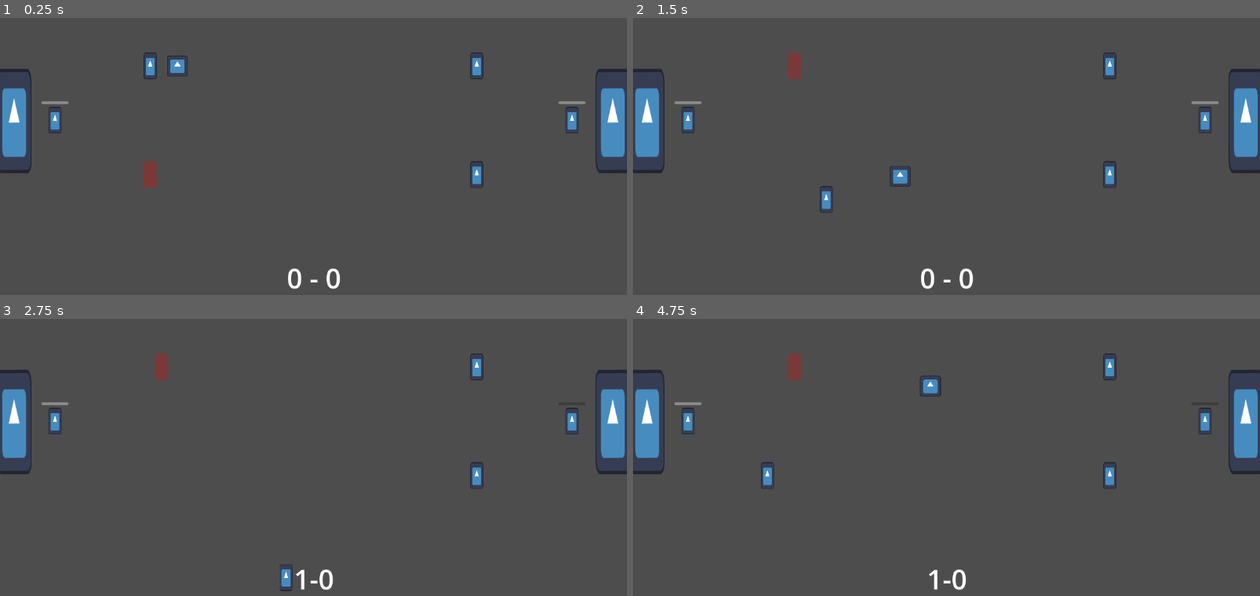
Above: before the commit, frames 1-4 (two rows, left to right).
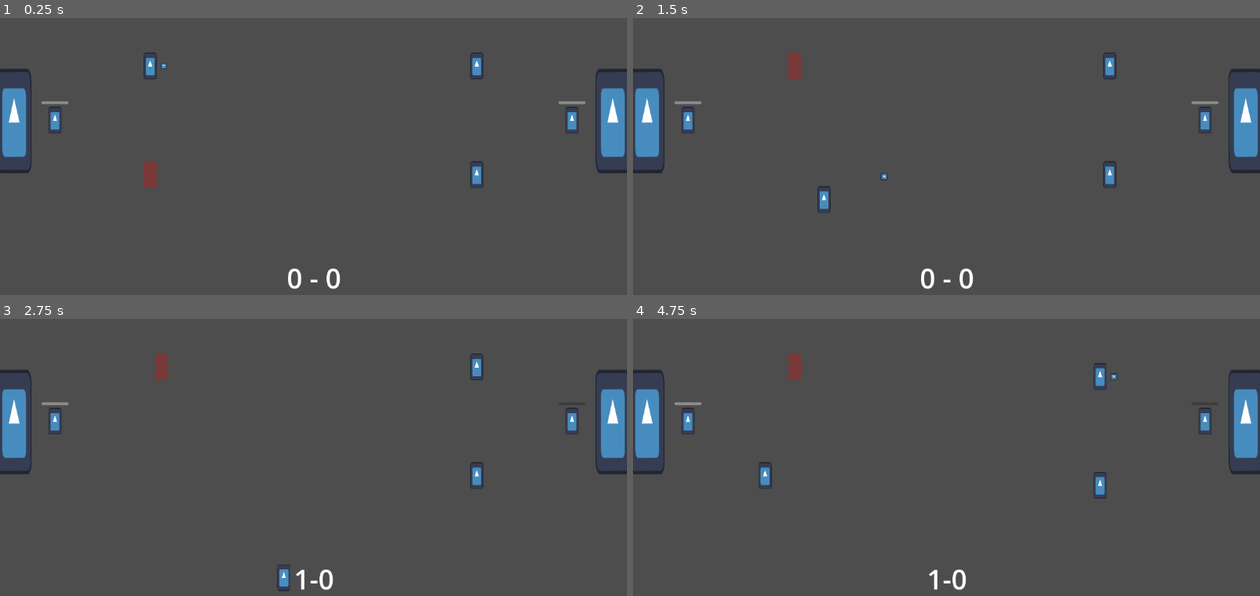
Above: after the commit, the same moments.

Repository: david8zhang/spooky-soccer
Game: Godot game, scene res://scenes/Main.tscn
The game is run twice, just before and just after one commit, with the same random seed, the same clock (stepped at 60 frames per second) and the same inputs. The engine's default icon, where the game draws it, is replaced by a stand-in: a white triangle on a blue panel in a dark square.
Inputs:
- Up to frame 1 (0.25 s): no input
- Up to frame 2 (1.5 s): tap Enter at 0.5 s; hold Right (move_right) 0.53-1.28 s; tap Space (pass) at 0.6 s; tap F (shoot) at 0.8, 1.35 s; hold Down (move_down) from 1.28 s (still down)
- Up to frame 3 (2.75 s): tap Space (pass) at 1.55, 2.1 s; release Down (move_down) at 2.03 s; hold Right (move_right) from 2.03 s (still down); tap F (shoot) at 2.3 s
- Up to frame 4 (4.75 s): release Right (move_right) at 2.78 s; hold Up (move_up) 2.78-3.53 s; tap F (shoot) at 2.85, 3.8, 4.35 s; tap Space (pass) at 3.05, 3.6, 4.55 s; hold Left (move_left) from 3.53 s (still down)

The runs differ from the first frame. In frame 1, 0.2% of the frame differs, in the area x 25-30%, y 13-21%; in frame 2, 0.3%; in frame 3, 0.1%; in frame 4, 0.8%, in the area x 20-78%, y 12-65%.

Commit message:
added CPU offensive onball / offball zones

Diff:
--- a/prefabs/Ball.tscn
+++ b/prefabs/Ball.tscn
@@ -19,10 +19,10 @@
 }]
 
 [sub_resource type="CircleShape2D" id="CircleShape2D_ome08"]
-radius = 19.0
+radius = 7.0
 
 [sub_resource type="CircleShape2D" id="CircleShape2D_kr422"]
-radius = 19.0
+radius = 7.0
 
 [node name="Ball" type="RigidBody2D"]
 collision_layer = 0
@@ -32,7 +32,7 @@
 script = ExtResource("1_i56ne")
 
 [node name="AnimatedSprite2D" type="AnimatedSprite2D" parent="."]
-scale = Vector2(0.3, 0.3)
+scale = Vector2(0.1, 0.1)
 sprite_frames = SubResource("SpriteFrames_tjyjf")
 
 [node name="CollisionShape2D" type="CollisionShape2D" parent="."]
--- a/prefabs/CPUFieldPlayer.tscn
+++ b/prefabs/CPUFieldPlayer.tscn
@@ -26,14 +26,14 @@
 
 [node name="CPUFieldPlayer" type="RigidBody2D"]
 collision_layer = 2
+collision_mask = 0
 lock_rotation = true
 script = ExtResource("1_k72m6")
 
 [node name="ContextMap" parent="." instance=ExtResource("2_vai8v")]
 
-[node name="CPUFieldPlayerAI" parent="." node_paths=PackedStringArray("blackboard", "actor") instance=ExtResource("2_4laok")]
-blackboard = NodePath("@Node@315690")
-actor = NodePath("..")
+[node name="CPUFieldPlayerAI" parent="." node_paths=PackedStringArray("blackboard") instance=ExtResource("2_4laok")]
+blackboard = NodePath("@Node@43788")
 
 [node name="AnimatedSprite2D" type="AnimatedSprite2D" parent="."]
 position = Vector2(0, -4.76837e-07)
@@ -46,4 +46,5 @@
 
 [node name="RayToGoal" type="RayCast2D" parent="."]
 modulate = Color(0, 1, 0, 1)
+position = Vector2(0, -2)
 target_position = Vector2(2.08165e-12, 100)
--- a/prefabs/CPUFieldPlayerAI.tscn
+++ b/prefabs/CPUFieldPlayerAI.tscn
@@ -1,76 +1,118 @@
-[gd_scene load_steps=13 format=3 uid="uid://hs88tdqlwcn7"]
+[gd_scene load_steps=19 format=3 uid="uid://hs88tdqlwcn7"]
 
 [ext_resource type="Script" path="res://addons/beehave/nodes/beehave_tree.gd" id="1_xsn7y"]
 [ext_resource type="Script" path="res://addons/beehave/nodes/composites/selector.gd" id="2_8as02"]
 [ext_resource type="Script" path="res://addons/beehave/nodes/composites/sequence.gd" id="2_erdwv"]
 [ext_resource type="Script" path="res://scripts/behavior_tree/IsOnOffense.gd" id="4_xwktl"]
+[ext_resource type="Script" path="res://scripts/behavior_tree/InitCPUBlackboard.gd" id="4_yn38g"]
 [ext_resource type="Script" path="res://scripts/behavior_tree/IsOnball.gd" id="5_ltyea"]
 [ext_resource type="Script" path="res://scripts/behavior_tree/Idle.gd" id="6_5pohc"]
+[ext_resource type="Script" path="res://scripts/behavior_tree/NearOpponentGoal.gd" id="7_00q7c"]
 [ext_resource type="Script" path="res://scripts/behavior_tree/ShootBall.gd" id="7_sfdfh"]
 [ext_resource type="Script" path="res://scripts/behavior_tree/IsPassLaneOpen.gd" id="8_45sr2"]
 [ext_resource type="Script" path="res://scripts/behavior_tree/IsOpen.gd" id="8_bns73"]
 [ext_resource type="Script" path="res://scripts/behavior_tree/IsInDanger.gd" id="10_ywh3k"]
 [ext_resource type="Script" path="res://scripts/behavior_tree/SaveOpenPassTarget.gd" id="11_88kw3"]
 [ext_resource type="Script" path="res://scripts/behavior_tree/PassBall.gd" id="11_rjhhn"]
+[ext_resource type="Script" path="res://scripts/behavior_tree/IsAtPositionForTooLong.gd" id="13_n8y3q"]
+[ext_resource type="Script" path="res://scripts/MoveToOffensivePosition.gd" id="14_7ii3g"]
+[ext_resource type="Script" path="res://scripts/behavior_tree/SaveOffensivePosition.gd" id="14_s5dla"]
+[ext_resource type="Script" path="res://scripts/behavior_tree/SaveOffensiveSupportPosition.gd" id="17_hd2kq"]
 
 [node name="CPUFieldPlayerAI" type="Node" node_paths=PackedStringArray("blackboard", "actor")]
 script = ExtResource("1_xsn7y")
-blackboard = NodePath("@Node@21979")
-actor = NodePath("..")
+blackboard = NodePath("@Node@21128")
+actor = NodePath("")
 
-[node name="OffenseOrDefense" type="Node" parent="."]
+[node name="RootSequence" type="Node" parent="."]
+script = ExtResource("2_erdwv")
+
+[node name="InitCPUBlackboard" type="Node" parent="RootSequence"]
+script = ExtResource("4_yn38g")
+
+[node name="OffenseOrDefense" type="Node" parent="RootSequence"]
 script = ExtResource("2_8as02")
 
-[node name="OffenseSequence" type="Node" parent="OffenseOrDefense"]
+[node name="OffenseSequence" type="Node" parent="RootSequence/OffenseOrDefense"]
 script = ExtResource("2_erdwv")
 
-[node name="IsOnOffense" type="Node" parent="OffenseOrDefense/OffenseSequence"]
+[node name="IsOnOffense" type="Node" parent="RootSequence/OffenseOrDefense/OffenseSequence"]
 script = ExtResource("4_xwktl")
 
-[node name="OnOrOffball" type="Node" parent="OffenseOrDefense/OffenseSequence"]
+[node name="OnOrOffball" type="Node" parent="RootSequence/OffenseOrDefense/OffenseSequence"]
 script = ExtResource("2_8as02")
 
-[node name="OnballSequence" type="Node" parent="OffenseOrDefense/OffenseSequence/OnOrOffball"]
+[node name="OnballSequence" type="Node" parent="RootSequence/OffenseOrDefense/OffenseSequence/OnOrOffball"]
 script = ExtResource("2_erdwv")
 
-[node name="IsOnball" type="Node" parent="OffenseOrDefense/OffenseSequence/OnOrOffball/OnballSequence"]
+[node name="IsOnball" type="Node" parent="RootSequence/OffenseOrDefense/OffenseSequence/OnOrOffball/OnballSequence"]
 script = ExtResource("5_ltyea")
 
-[node name="ShouldShootOrNot" type="Node" parent="OffenseOrDefense/OffenseSequence/OnOrOffball/OnballSequence"]
+[node name="ShouldShootOrNot" type="Node" parent="RootSequence/OffenseOrDefense/OffenseSequence/OnOrOffball/OnballSequence"]
 script = ExtResource("2_8as02")
 
-[node name="ShootSequence" type="Node" parent="OffenseOrDefense/OffenseSequence/OnOrOffball/OnballSequence/ShouldShootOrNot"]
+[node name="ShootSequence" type="Node" parent="RootSequence/OffenseOrDefense/OffenseSequence/OnOrOffball/OnballSequence/ShouldShootOrNot"]
 script = ExtResource("2_erdwv")
 
-[node name="IsOpen" type="Node" parent="OffenseOrDefense/OffenseSequence/OnOrOffball/OnballSequence/ShouldShootOrNot/ShootSequence"]
+[node name="IsOpen" type="Node" parent="RootSequence/OffenseOrDefense/OffenseSequence/OnOrOffball/OnballSequence/ShouldShootOrNot/ShootSequence"]
 script = ExtResource("8_bns73")
 
-[node name="ShootBall" type="Node" parent="OffenseOrDefense/OffenseSequence/OnOrOffball/OnballSequence/ShouldShootOrNot/ShootSequence"]
+[node name="NearOpponentGoal" type="Node" parent="RootSequence/OffenseOrDefense/OffenseSequence/OnOrOffball/OnballSequence/ShouldShootOrNot/ShootSequence"]
+script = ExtResource("7_00q7c")
+
+[node name="ShootBall" type="Node" parent="RootSequence/OffenseOrDefense/OffenseSequence/OnOrOffball/OnballSequence/ShouldShootOrNot/ShootSequence"]
 script = ExtResource("7_sfdfh")
 
-[node name="ShouldPassOrNot" type="Node" parent="OffenseOrDefense/OffenseSequence/OnOrOffball/OnballSequence/ShouldShootOrNot"]
+[node name="ShouldPassOrNot" type="Node" parent="RootSequence/OffenseOrDefense/OffenseSequence/OnOrOffball/OnballSequence/ShouldShootOrNot"]
 script = ExtResource("2_8as02")
 
-[node name="PassSequence" type="Node" parent="OffenseOrDefense/OffenseSequence/OnOrOffball/OnballSequence/ShouldShootOrNot/ShouldPassOrNot"]
+[node name="PassSequence" type="Node" parent="RootSequence/OffenseOrDefense/OffenseSequence/OnOrOffball/OnballSequence/ShouldShootOrNot/ShouldPassOrNot"]
 script = ExtResource("2_erdwv")
 
-[node name="IsPassLaneOpen" type="Node" parent="OffenseOrDefense/OffenseSequence/OnOrOffball/OnballSequence/ShouldShootOrNot/ShouldPassOrNot/PassSequence"]
+[node name="IsPassLaneOpen" type="Node" parent="RootSequence/OffenseOrDefense/OffenseSequence/OnOrOffball/OnballSequence/ShouldShootOrNot/ShouldPassOrNot/PassSequence"]
 script = ExtResource("8_45sr2")
 
-[node name="OrConditional" type="Node" parent="OffenseOrDefense/OffenseSequence/OnOrOffball/OnballSequence/ShouldShootOrNot/ShouldPassOrNot/PassSequence"]
+[node name="OrConditional" type="Node" parent="RootSequence/OffenseOrDefense/OffenseSequence/OnOrOffball/OnballSequence/ShouldShootOrNot/ShouldPassOrNot/PassSequence"]
 script = ExtResource("2_8as02")
 
-[node name="IsInDanger" type="Node" parent="OffenseOrDefense/OffenseSequence/OnOrOffball/OnballSequence/ShouldShootOrNot/ShouldPassOrNot/PassSequence/OrConditional"]
+[node name="IsInDanger" type="Node" parent="RootSequence/OffenseOrDefense/OffenseSequence/OnOrOffball/OnballSequence/ShouldShootOrNot/ShouldPassOrNot/PassSequence/OrConditional"]
 script = ExtResource("10_ywh3k")
 
-[node name="SaveOpenPassTarget" type="Node" parent="OffenseOrDefense/OffenseSequence/OnOrOffball/OnballSequence/ShouldShootOrNot/ShouldPassOrNot/PassSequence/OrConditional"]
+[node name="SaveOpenPassTarget" type="Node" parent="RootSequence/OffenseOrDefense/OffenseSequence/OnOrOffball/OnballSequence/ShouldShootOrNot/ShouldPassOrNot/PassSequence/OrConditional"]
 script = ExtResource("11_88kw3")
 
-[node name="PassBall" type="Node" parent="OffenseOrDefense/OffenseSequence/OnOrOffball/OnballSequence/ShouldShootOrNot/ShouldPassOrNot/PassSequence"]
+[node name="PassBall" type="Node" parent="RootSequence/OffenseOrDefense/OffenseSequence/OnOrOffball/OnballSequence/ShouldShootOrNot/ShouldPassOrNot/PassSequence"]
 script = ExtResource("11_rjhhn")
 
-[node name="Idle" type="Node" parent="OffenseOrDefense/OffenseSequence/OnOrOffball/OnballSequence/ShouldShootOrNot/ShouldPassOrNot"]
+[node name="ShouldReposition" type="Node" parent="RootSequence/OffenseOrDefense/OffenseSequence/OnOrOffball/OnballSequence/ShouldShootOrNot/ShouldPassOrNot"]
+script = ExtResource("2_8as02")
+
+[node name="RepositionSequence" type="Node" parent="RootSequence/OffenseOrDefense/OffenseSequence/OnOrOffball/OnballSequence/ShouldShootOrNot/ShouldPassOrNot/ShouldReposition"]
+script = ExtResource("2_erdwv")
+
+[node name="IsAtPositionForTooLong" type="Node" parent="RootSequence/OffenseOrDefense/OffenseSequence/OnOrOffball/OnballSequence/ShouldShootOrNot/ShouldPassOrNot/ShouldReposition/RepositionSequence"]
+script = ExtResource("13_n8y3q")
+
+[node name="SaveOffensivePosition" type="Node" parent="RootSequence/OffenseOrDefense/OffenseSequence/OnOrOffball/OnballSequence/ShouldShootOrNot/ShouldPassOrNot/ShouldReposition/RepositionSequence"]
+script = ExtResource("14_s5dla")
+
+[node name="MoveToOffensivePosition" type="Node" parent="RootSequence/OffenseOrDefense/OffenseSequence/OnOrOffball/OnballSequence/ShouldShootOrNot/ShouldPassOrNot/ShouldReposition"]
+script = ExtResource("14_7ii3g")
+
+[node name="ShouldReposition" type="Node" parent="RootSequence/OffenseOrDefense/OffenseSequence/OnOrOffball"]
+script = ExtResource("2_8as02")
+
+[node name="RepositionSequence" type="Node" parent="RootSequence/OffenseOrDefense/OffenseSequence/OnOrOffball/ShouldReposition"]
+script = ExtResource("2_erdwv")
+
+[node name="IsAtPositionForTooLong" type="Node" parent="RootSequence/OffenseOrDefense/OffenseSequence/OnOrOffball/ShouldReposition/RepositionSequence"]
+script = ExtResource("13_n8y3q")
+
+[node name="SaveOffensiveSupportPosition" type="Node" parent="RootSequence/OffenseOrDefense/OffenseSequence/OnOrOffball/ShouldReposition/RepositionSequence"]
+script = ExtResource("17_hd2kq")
+
+[node name="MoveToOffensivePosition" type="Node" parent="RootSequence/OffenseOrDefense/OffenseSequence/OnOrOffball/ShouldReposition"]
+script = ExtResource("14_7ii3g")
+
+[node name="Idle" type="Node" parent="RootSequence/OffenseOrDefense"]
 script = ExtResource("6_5pohc")
-
-[node name="Idle" type="Node" parent="OffenseOrDefense/OffenseSequence/OnOrOffball"]
-script = ExtResource("6_5pohc")
--- /dev/null
+++ b/prefabs/CPUOffensiveZones.tscn
@@ -0,0 +1,3 @@
+[gd_scene format=3 uid="uid://bx45as7mn4gor"]
+
+[node name="CPUOffensiveZones" type="Node2D"]
--- a/prefabs/PlayerFieldPlayer.tscn
+++ b/prefabs/PlayerFieldPlayer.tscn
@@ -24,7 +24,7 @@
 height = 48.0
 
 [node name="PlayerFieldPlayer" type="RigidBody2D"]
-collision_mask = 2
+collision_mask = 0
 lock_rotation = true
 script = ExtResource("1_ejapt")
 
--- a/scenes/Main.tscn
+++ b/scenes/Main.tscn
@@ -7,6 +7,7 @@
 [ext_resource type="PackedScene" uid="uid://cb8pxunyr2q10" path="res://prefabs/PlayerFieldPlayer.tscn" id="4_udoea"]
 [ext_resource type="PackedScene" uid="uid://rgbyovsk6afe" path="res://prefabs/Goal.tscn" id="5_tfqse"]
 [ext_resource type="PackedScene" uid="uid://b70d37wyfnq4h" path="res://prefabs/CPUFieldPlayer.tscn" id="6_5e7kb"]
+[ext_resource type="Script" path="res://scripts/Zones.gd" id="8_pq1xo"]
 
 [sub_resource type="PhysicsMaterial" id="PhysicsMaterial_nmsru"]
 bounce = 0.25
@@ -53,3 +54,44 @@
 text = "0 - 0"
 horizontal_alignment = 1
 vertical_alignment = 1
+
+[node name="CPUOffensiveZones" type="Node" parent="."]
+script = ExtResource("8_pq1xo")
+
+[node name="Zone1" type="Marker2D" parent="CPUOffensiveZones"]
+position = Vector2(-150, -250)
+
+[node name="Zone2" type="Marker2D" parent="CPUOffensiveZones"]
+position = Vector2(-300, -125)
+
+[node name="Zone3" type="Marker2D" parent="CPUOffensiveZones"]
+position = Vector2(-150, 0)
+
+[node name="Zone4" type="Marker2D" parent="CPUOffensiveZones"]
+position = Vector2(-300, 125)
+
+[node name="Zone5" type="Marker2D" parent="CPUOffensiveZones"]
+position = Vector2(-150, 250)
+
+[node name="CPUOffensiveSupportZones" type="Node" parent="."]
+script = ExtResource("8_pq1xo")
+
+[node name="Zone1" type="Marker2D" parent="CPUOffensiveSupportZones"]
+modulate = Color(0, 1, 1, 1)
+position = Vector2(-151, -125)
+
+[node name="Zone2" type="Marker2D" parent="CPUOffensiveSupportZones"]
+modulate = Color(0, 1, 1, 1)
+position = Vector2(-301, -250)
+
+[node name="Zone3" type="Marker2D" parent="CPUOffensiveSupportZones"]
+modulate = Color(0, 1, 1, 1)
+position = Vector2(-301, 0)
+
+[node name="Zone4" type="Marker2D" parent="CPUOffensiveSupportZones"]
+modulate = Color(0, 1, 1, 1)
+position = Vector2(-151, 125)
+
+[node name="Zone5" type="Marker2D" parent="CPUOffensiveSupportZones"]
+modulate = Color(0, 1, 1, 1)
+position = Vector2(-301, 250)
--- a/scripts/CPUFieldManager.gd
+++ b/scripts/CPUFieldManager.gd
@@ -20,3 +20,9 @@
 func _ready():
 	init_players(player_configs, FieldPlayer.Side.CPU)
 	init_goalkeeper(goalkeeper_config, FieldPlayer.Side.CPU)
+
+func get_offensive_zones():
+	return self.game.cpu_offensive_zones
+
+func get_offensive_support_zones():
+	return self.game.cpu_offensive_support_zones
--- a/scripts/FieldManager.gd
+++ b/scripts/FieldManager.gd
@@ -3,6 +3,8 @@
 
 @export var player_scene: PackedScene
 @export var goalkeeper_scene: PackedScene
+@onready var game = get_node("/root/Main") as Game
+
 var field_players = []
 var goalkeeper
 
@@ -23,3 +25,12 @@
 	goalkeeper.side = side
 	goalkeeper.field_manager = self
 	add_child(goalkeeper)
+
+func get_offensive_zones():
+	pass
+
+func get_offensive_support_zones():
+	pass
+
+func get_defensive_zones():
+	pass
--- a/scripts/FieldPlayer.gd
+++ b/scripts/FieldPlayer.gd
@@ -4,6 +4,7 @@
 const SPEED = 250
 const PASS_SPEED = 500.0
 const SHOOT_SPEED = 750
+const BALL_DRIBBLE_GAP = 25
 
 var is_selected = false
 var has_possession = false
@@ -70,7 +71,7 @@
 	if has_possession:
 		var ball = game.ball as RigidBody2D
 		ball.show()
-		var x_diff = -50 if curr_direction == Direction.LEFT else 50
+		var x_diff = -BALL_DRIBBLE_GAP if curr_direction == Direction.LEFT else BALL_DRIBBLE_GAP
 		ball.global_position = Vector2(global_position.x + x_diff, global_position.y)
 
 	# For checking if the player currently has an open shot on offense
@@ -95,7 +96,7 @@
 	var ball = game.ball
 	# Face toward opponent goal
 	curr_direction = Direction.LEFT if side == Side.CPU else Direction.RIGHT
-	var x_diff = -50 if curr_direction == Direction.LEFT else 50
+	var x_diff = -BALL_DRIBBLE_GAP if curr_direction == Direction.LEFT else BALL_DRIBBLE_GAP
 	ball.global_position = Vector2(global_position.x + x_diff, global_position.y)
 
 	# Shoot ball toward goal
--- a/scripts/Game.gd
+++ b/scripts/Game.gd
@@ -7,6 +7,9 @@
 @onready var player_goal = $LeftGoal
 @onready var cpu_goal = $RightGoal
 @onready var scoreboard: Label = get_node("/root/Main/CanvasLayer/Scoreboard")
+
+@onready var cpu_offensive_zones = $CPUOffensiveZones as Zones
+@onready var cpu_offensive_support_zones = $CPUOffensiveSupportZones as Zones
 
 var cpu_score = 0
 var player_score = 0
--- /dev/null
+++ b/scripts/MoveToOffensivePosition.gd
@@ -0,0 +1,8 @@
+class_name MoveToOffensivePosition
+extends ActionLeaf
+
+func tick(actor: Node, blackboard: Blackboard):
+	var open_position_map = blackboard.get_value("curr_onball_pos")
+	var field_player = actor as FieldPlayer
+	field_player.move_to_position(open_position_map["position"], 5)
+	return SUCCESS
--- /dev/null
+++ b/scripts/Zones.gd
@@ -0,0 +1,11 @@
+class_name Zones
+extends Node
+
+var zone_markers = []
+
+func _ready():
+	for zone_marker in get_children():
+		zone_markers.append(zone_marker)
+
+func pick_random():
+	return zone_markers.pick_random()
--- /dev/null
+++ b/scripts/behavior_tree/InitCPUBlackboard.gd
@@ -0,0 +1,6 @@
+class_name InitCPUBlackboard
+extends ActionLeaf
+
+func tick(_actor: Node, blackboard: Blackboard):
+	blackboard.set_value("goal_dist_threshold", 200)
+	return SUCCESS
--- /dev/null
+++ b/scripts/behavior_tree/IsAtPositionForTooLong.gd
@@ -0,0 +1,17 @@
+class_name IsAtPositionForTooLong
+extends ConditionLeaf
+
+static var TTL = 2500
+
+func tick(actor: Node, blackboard: Blackboard):
+	var curr_onball_pos = blackboard.get_value("curr_onball_pos")
+	if curr_onball_pos == null:
+		return SUCCESS
+	var field_player = actor as FieldPlayer
+	var position = curr_onball_pos["position"]
+	var dist = field_player.global_position.distance_to(position)
+	if dist <= 5:
+		var timestamp = curr_onball_pos["timestamp"]
+		var curr_timestamp = Time.get_unix_time_from_system() * 1000
+		return SUCCESS if curr_timestamp - timestamp >= TTL else FAILURE
+	return FAILURE
--- a/scripts/behavior_tree/IsInDanger.gd
+++ b/scripts/behavior_tree/IsInDanger.gd
@@ -1,7 +1,7 @@
 class_name IsInDanger
 extends ConditionLeaf
 
-static var DANGER_THRESHOLD = 100
+static var DANGER_THRESHOLD = 50
 
 func tick(actor: Node, _blackboard: Blackboard):
 	var field_player = actor as FieldPlayer
--- a/scripts/behavior_tree/MoveToOpenPosition.gd
+++ /dev/null
@@ -1,13 +0,0 @@
-class_name MoveToOpenPosition
-extends ActionLeaf
-
-func tick(actor: Node, blackboard: Blackboard):
-	var target_position = blackboard.get_value("OFFBALL_OFFENSE_TARGET_POSITION")
-	var field_player = actor as FieldPlayer
-	if target_position == null:
-		var opp_goal = field_player.get_opposing_goal()
-		var rand_angle = deg_to_rad(randi_range(-75, 75))
-		target_position = Vector2(opp_goal.global_position.x, 0) + Vector2(250, 0).rotated(rand_angle)
-		blackboard.set_value("OFFBALL_OFFENSE_TARGET_POSITION", target_position)
-	field_player.move_to_position(target_position, 5)
-	return SUCCESS
--- a/scripts/behavior_tree/NearOpponentGoal.gd
+++ b/scripts/behavior_tree/NearOpponentGoal.gd
@@ -1,10 +1,9 @@
 class_name NearOpponentGoal
 extends ConditionLeaf
 
-var DIST_THRESHOLD = 250
-
-func tick(actor: Node, _blackboard: Blackboard):
+func tick(actor: Node, blackboard: Blackboard):
 	var field_player = actor as FieldPlayer
 	var opp_goal = field_player.get_opposing_goal() as Goal
 	var dist_to_opp_goal = field_player.global_position.distance_to(opp_goal.global_position)
-	return SUCCESS if dist_to_opp_goal <= DIST_THRESHOLD else FAILURE
+	var dist_to_goal_threshold = blackboard.get_value("goal_dist_threshold")
+	return SUCCESS if dist_to_opp_goal <= dist_to_goal_threshold else FAILURE
--- /dev/null
+++ b/scripts/behavior_tree/SaveOffensivePosition.gd
@@ -0,0 +1,14 @@
+class_name SaveOffensivePosition
+extends ActionLeaf
+
+func tick(actor: Node, blackboard: Blackboard):
+	var field_player = actor as FieldPlayer
+	var field_manager = field_player.field_manager as FieldManager
+	var zones = field_manager.get_offensive_zones() as Zones
+	var random_zone = zones.pick_random()
+	var curr_timestamp = Time.get_unix_time_from_system() * 1000
+	blackboard.set_value("curr_onball_pos", {
+		"position": random_zone.global_position,
+		"timestamp": curr_timestamp
+	})
+	return SUCCESS
--- /dev/null
+++ b/scripts/behavior_tree/SaveOffensiveSupportPosition.gd
@@ -0,0 +1,14 @@
+class_name SaveOffensiveSupportPosition
+extends ActionLeaf
+
+func tick(actor: Node, blackboard: Blackboard):
+	var field_player = actor as FieldPlayer
+	var field_manager = field_player.field_manager as FieldManager
+	var zones = field_manager.get_offensive_support_zones() as Zones
+	var random_zone = zones.pick_random()
+	var curr_timestamp = Time.get_unix_time_from_system() * 1000
+	blackboard.set_value("curr_onball_pos", {
+		"position": random_zone.global_position,
+		"timestamp": curr_timestamp
+	})
+	return SUCCESS
--- a/scripts/behavior_tree/SaveOpenPassTarget.gd
+++ b/scripts/behavior_tree/SaveOpenPassTarget.gd
@@ -6,8 +6,14 @@
 	var pass_targets = field_player.get_open_pass_targets()
 	for p in pass_targets:
 		var pass_target = p as FieldPlayer
-		if pass_target.has_open_shot():
+		if pass_target.has_open_shot() and is_near_opp_goal(pass_target, blackboard):
 			blackboard.set_value("open_pass_target", pass_target)
 			return SUCCESS
 	blackboard.set_value("open_pass_target", null)
 	return FAILURE
+
+func is_near_opp_goal(pass_target: FieldPlayer, blackboard: Blackboard):
+	var opp_goal = pass_target.get_opposing_goal()
+	var dist_to_goal = pass_target.global_position.distance_to(opp_goal.global_position)
+	var dist_to_goal_threshold = blackboard.get_value("goal_dist_threshold")
+	return dist_to_goal <= dist_to_goal_threshold
Not shown: 1 places in scenes/Main.tscn that only renumber resources
